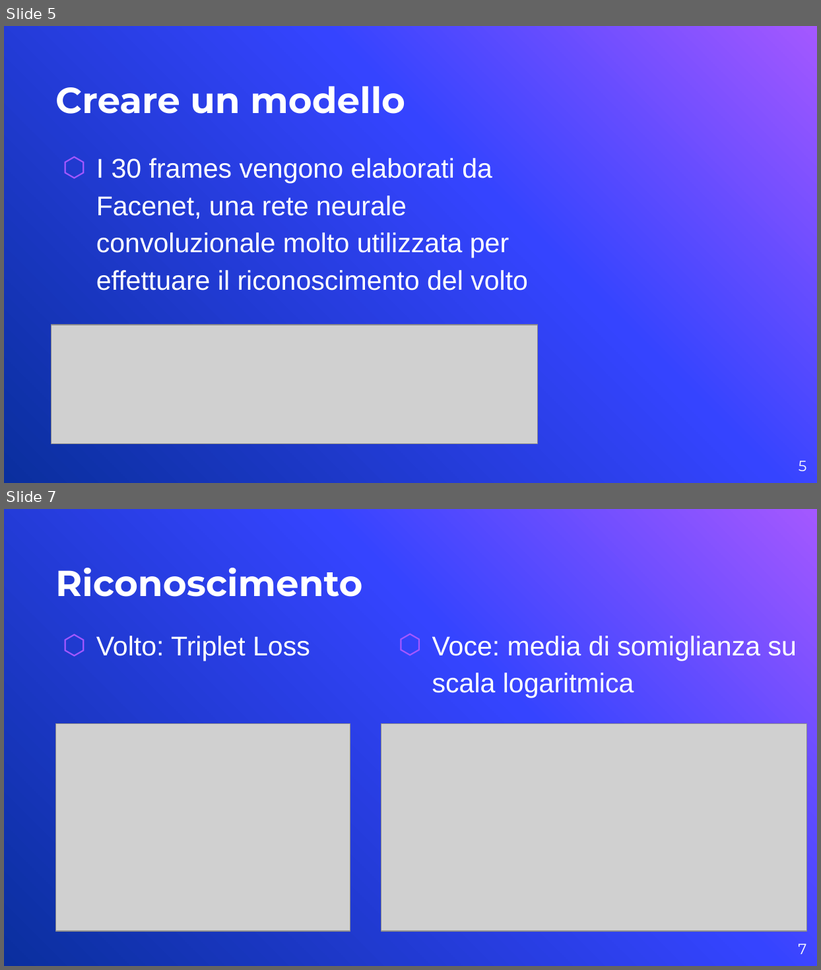
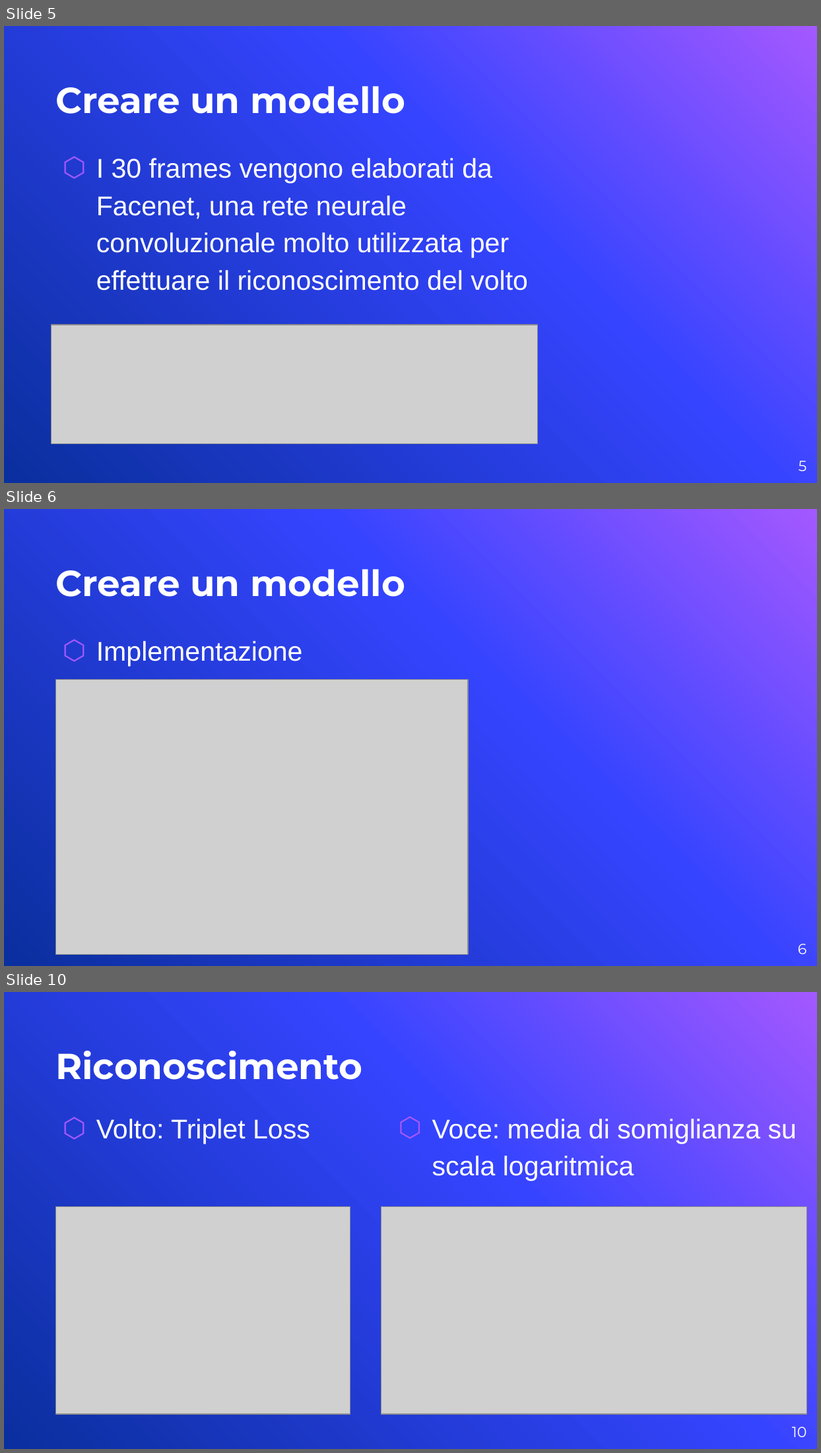
Before and after one commit to AmedeoD96/Citofono, a slide deck: Progetto/Documentazione/Presentazione.pptx. Shown one above the other, each under a label of ours: slides 5 and 7 before the commit, slides 5, 6 and 10 after it; the slides between them are not shown. The pictures are 821x970 and 821x1453 pixels, drawn with LibreOffice and Linux fonts; fonts in the diff are those of the drawing; grey boxes stand for pictures; background and template pictures are left out. Boxes give left, top, right and bottom in pixels: in the first picture for what was removed or moved away, otherwise in the second. Text is boxed around its words. In the diff, an @@ line names an element or a change of style, - is before the commit and + after.

```diff
--- a/Progetto/Documentazione/Presentazione.pptx
+++ b/Progetto/Documentazione/Presentazione.pptx
@@ slide 6 added at <box>4,509,817,966</box>, background picture (left out) @@
@@ title added at <box>55,569,405,597</box>, 32 pt, text #FFFFFF, bold @@
+Creare un modello
@@ text added at <box>96,641,303,666</box>, 24 pt, text #FFFFFF @@
+⬡ Implementazione
@@ picture added at <box>55,680,467,955</box> @@
@@ page number added at <box>798,944,807,955</box>, 13 pt, text #FFFFFF @@
+6
@@ what was slide 7 is now slide 10 @@
@@ page number at <box>792,1427,807,1438</box>: text changed @@
-7
+10
```
Also in this commit, not shown: 4 slides changed, 3 other slides added.
